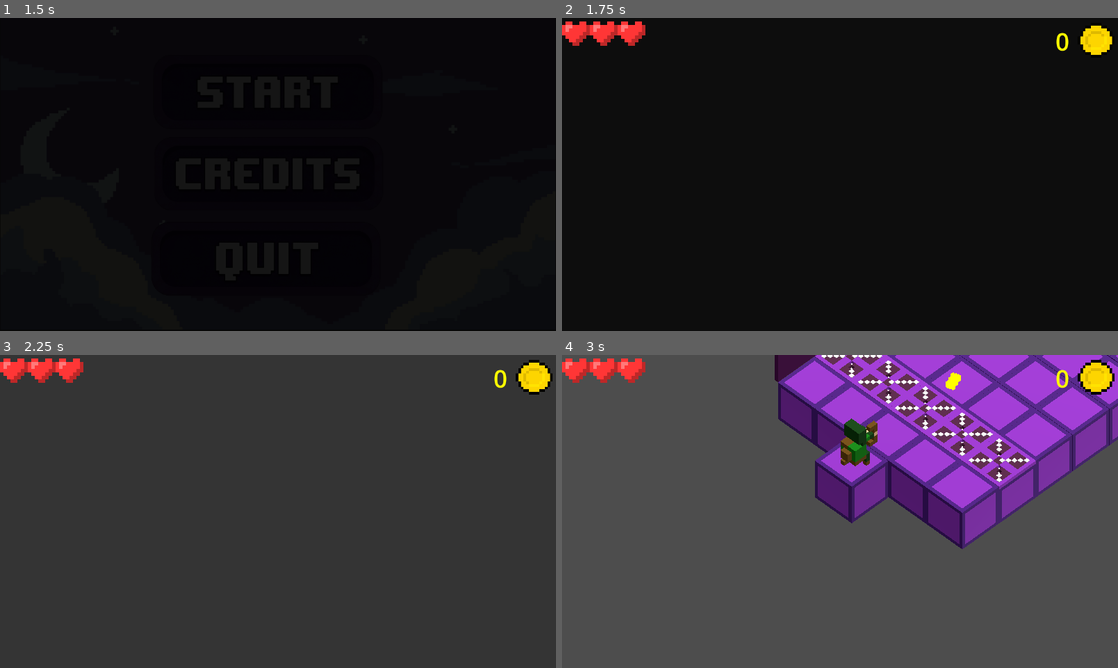
Above: before the commit, frames 1-4 (two rows, left to right).
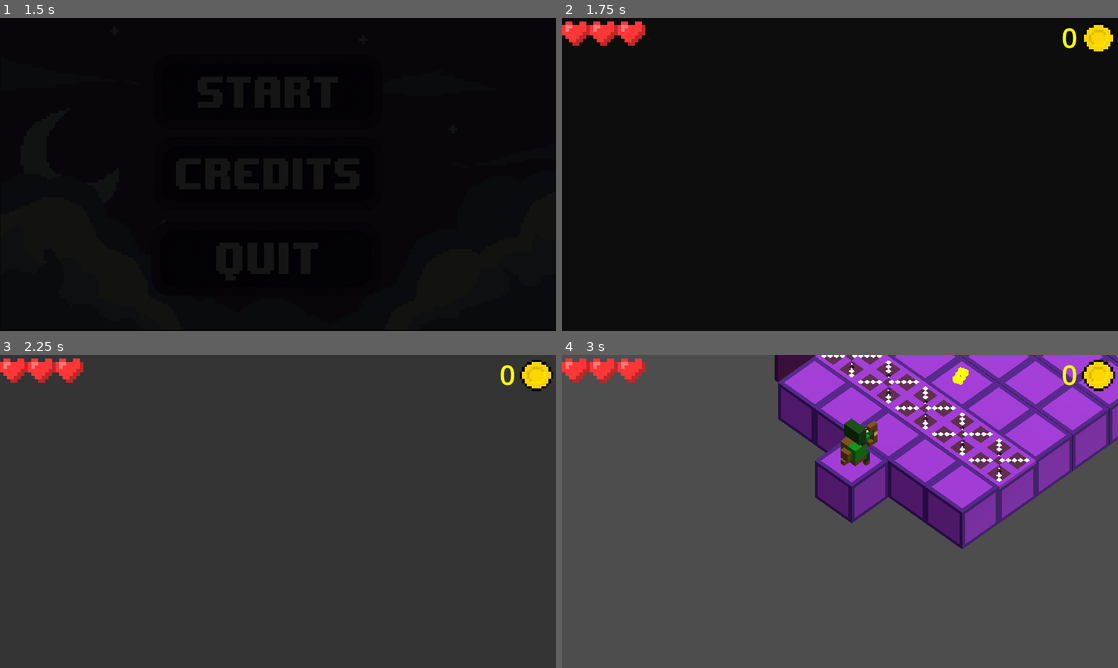
Above: after the commit, the same moments.

Repository: wenqiange/Looty-Dungeon-Recreation
Game: Godot game, scene res://Scenes/MainMenu.tscn
Same seed, same stepped clock (60 frames per second), same inputs: the game is played once before the commit and once after it. Sound files missing from this copy of the repository are replaced by a short silence.
Inputs (mouse positions are in pixels of both pictures, inside the frame that each line leads up to):
- Up to frame 1 (1.5 s): click (266, 93) at 0.5 s; click (266, 93) at 1.25 s
- Up to frame 2 (1.75 s): no input
- Up to frame 3 (2.25 s): hold D (move_right) from 2.03 s (still down); tap Z (Action) at 2.1 s
- Up to frame 4 (3 s): release D (move_right) at 2.78 s; hold S (move_down) from 2.78 s (still down); tap Z (Action) at 2.85 s

Frame 1 is identical in both runs. In frame 2, 0.3% of the frame differs, in the area x 88-100%, y 2-12%; in frame 3, 0.4%; in frame 4, 0.6%, in the area x 69-100%, y 1-13%.

Commit message:
Pequeños arreglos end IA y UI

Diff:
--- a/looty-dungeon/Nodes/arquero.tscn
+++ b/looty-dungeon/Nodes/arquero.tscn
@@ -419,29 +419,29 @@
 stretch_mode = 1
 script = ExtResource("9_sg4uk")
 
-[node name="Coins" type="TextureRect" parent="PlayerUI" unique_id=843676084]
+[node name="HBoxContainer" type="HBoxContainer" parent="PlayerUI" unique_id=2006006928]
 anchors_preset = 1
 anchor_left = 1.0
 anchor_right = 1.0
-offset_left = -99.0
-offset_bottom = 97.0
+offset_left = -40.0
+offset_bottom = 40.0
 grow_horizontal = 0
-texture = ExtResource("13_q16sl")
-expand_mode = 1
-stretch_mode = 4
-
-[node name="CoinCounter" type="Label" parent="PlayerUI" unique_id=429404630]
-offset_left = 1136.0
-offset_top = 15.0
-offset_right = 1176.0
-offset_bottom = 92.0
+
+[node name="CoinCounter" type="Label" parent="PlayerUI/HBoxContainer" unique_id=429404630]
+layout_mode = 2
 theme_override_colors/font_color = Color(1, 1, 0, 1)
 theme_override_colors/font_shadow_color = Color(0.76862746, 0.38039216, 0, 0)
 theme_override_colors/font_outline_color = Color(0.90588236, 0.13333334, 0.2784314, 1)
-theme_override_font_sizes/font_size = 56
+theme_override_font_sizes/font_size = 64
 text = "0"
 script = ExtResource("14_m2ivu")
 
+[node name="Coins" type="TextureRect" parent="PlayerUI/HBoxContainer" unique_id=843676084]
+layout_mode = 2
+texture = ExtResource("13_q16sl")
+expand_mode = 3
+stretch_mode = 4
+
 [node name="PlayerCoins" type="Node" parent="." unique_id=1612102152]
 script = ExtResource("14_83j8p")
 
--- a/looty-dungeon/Nodes/levels/level_4.tscn
+++ b/looty-dungeon/Nodes/levels/level_4.tscn
@@ -346,4 +346,4 @@
 transform = Transform3D(1, 0, 0, 0, 1, 0, 0, 0, 1, 0, 0, 15)
 
 [node name="coin" parent="." unique_id=773630964 instance=ExtResource("18_ff71j")]
-transform = Transform3D(1, 0, 0, 0, 1, 0, 0, 0, 1, 0, 0, 2.7553253)
+transform = Transform3D(1, 0, 0, 0, 1, 0, 0, 0, 1, 0, 0, 2.9553254)
--- a/looty-dungeon/Scripts/coin.gd
+++ b/looty-dungeon/Scripts/coin.gd
@@ -14,7 +14,8 @@
 		if player_coins:
 			player_coins.add_coin()
 
-		monitoring = false
+		#monitoring = false
+		$CollisionShape3D.disabled = true
 		hide()
 		if has_node("CoinSound"):
 			$CoinSound.play()
--- a/looty-dungeon/Scripts/enemy.gd
+++ b/looty-dungeon/Scripts/enemy.gd
@@ -6,6 +6,7 @@
 var player: Node3D
 var player_seen = false
 var can_move = true
+
 
 @export var see_radius:float
 
@@ -38,7 +39,8 @@
 	animator.play(walk_animation)
 	movement.move(direction)
 	await movement.finished_step
-	animator.play(idle_animation)
+	if can_move:
+		animator.play(idle_animation)
 
 func idle():
 	animator.play(idle_animation)
